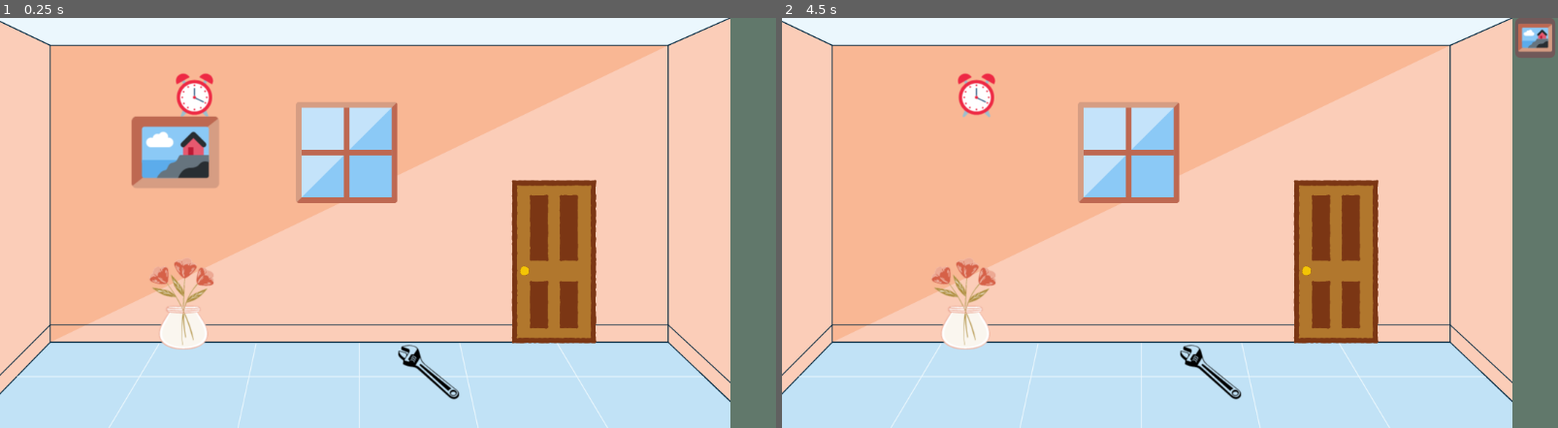
Above: before the commit, frames 1-2 (left to right).
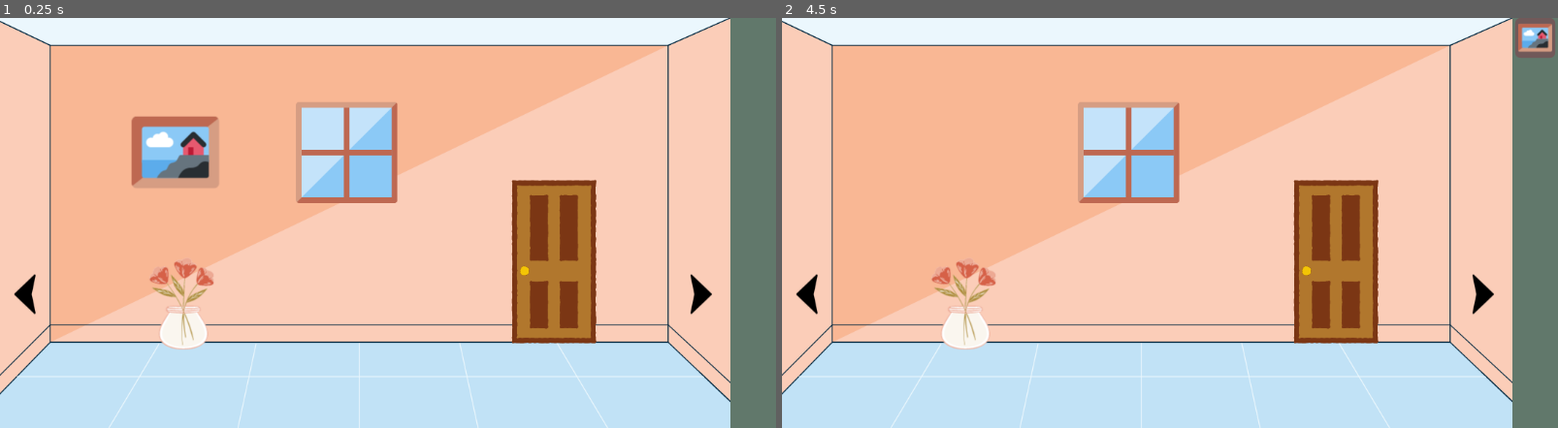
Above: after the commit, the same moments.

Repository: romanzes/godot-escape-room
Game: Godot game, scene res://Game.tscn
The game is run twice, just before and just after one commit, with the same random seed, the same clock (stepped at 60 frames per second) and the same inputs.
Inputs (mouse positions are in pixels of both pictures, inside the frame that each line leads up to):
- Up to frame 1 (0.25 s): no input
- Up to frame 2 (4.5 s): tap Enter at 0.5, 2, 3.5 s; move the mouse to (1340, 202) at 0.52 s; click (1340, 202) at 0.67 s; tap Space at 1.25, 2.75, 4.25 s; move the mouse to (1014, 243) at 1.27 s; click (1014, 243) at 1.42 s; move the mouse to (1247, 132) at 2.02 s; click (1247, 132) at 2.17 s; move the mouse to (1131, 305) at 2.77 s; click (1131, 305) at 2.92 s; move the mouse to (1402, 284) at 3.52 s; click (1402, 284) at 3.67 s; move the mouse to (937, 161) at 4.27 s; click (937, 161) at 4.42 s

The runs differ from the first frame. In frame 1, 0.9% of the frame differs, in the area x 1-92%, y 13-94%; in frame 2, 0.9%.

Commit message:
Moving between locations

Diff:
--- a/Game.gd
+++ /dev/null
@@ -1,6 +0,0 @@
-extends Node2D
-
-onready var Wall1 = preload('res://Wall1.tscn')
-
-func _ready():
-	add_child(Wall1.instance())
--- a/Game.tscn
+++ b/Game.tscn
@@ -1,10 +1,9 @@
 [gd_scene load_steps=3 format=2]
 
-[ext_resource path="res://Game.gd" type="Script" id=1]
+[ext_resource path="res://Wall1.tscn" type="PackedScene" id=2]
 [ext_resource path="res://InventoryList.gd" type="Script" id=7]
 
 [node name="Node2D" type="Node2D"]
-script = ExtResource( 1 )
 
 [node name="ColorRect" type="ColorRect" parent="."]
 margin_left = 1024.0
@@ -25,3 +24,7 @@
 size_flags_horizontal = 3
 size_flags_vertical = 3
 script = ExtResource( 7 )
+
+[node name="Location" type="Node2D" parent="."]
+
+[node name="Wall1" parent="Location" instance=ExtResource( 2 )]
--- /dev/null
+++ b/Teleport.gd
@@ -0,0 +1,13 @@
+extends Sprite
+
+export (String) var scene_path = null
+
+onready var location = get_node("/root/Node2D/Location")
+
+func _input(event):
+	if event is InputEventMouseButton and event.pressed and event.button_index == BUTTON_LEFT:
+		if get_rect().has_point(to_local(event.position)):
+			var next_scene_resource = load(scene_path)
+			var next_scene = next_scene_resource.instance()
+			for child in location.get_children(): child.queue_free()
+			location.add_child(next_scene)
--- /dev/null
+++ b/Teleport.tscn
@@ -0,0 +1,6 @@
+[gd_scene load_steps=2 format=2]
+
+[ext_resource path="res://Teleport.gd" type="Script" id=1]
+
+[node name="Sprite" type="Sprite"]
+script = ExtResource( 1 )
--- a/Wall1.tscn
+++ b/Wall1.tscn
@@ -1,11 +1,12 @@
-[gd_scene load_steps=7 format=2]
+[gd_scene load_steps=8 format=2]
 
 [ext_resource path="res://images/wall_1.png" type="Texture" id=1]
 [ext_resource path="res://images/picture.png" type="Texture" id=2]
-[ext_resource path="res://images/clock.png" type="Texture" id=3]
 [ext_resource path="res://Item.tscn" type="PackedScene" id=4]
 [ext_resource path="res://images/vase.png" type="Texture" id=5]
-[ext_resource path="res://images/wrench.png" type="Texture" id=6]
+[ext_resource path="res://images/arrow_right.png" type="Texture" id=7]
+[ext_resource path="res://Teleport.tscn" type="PackedScene" id=8]
+[ext_resource path="res://images/arrow_left.png" type="Texture" id=9]
 
 [node name="Node2D" type="Node2D"]
 
@@ -13,18 +14,20 @@
 texture = ExtResource( 1 )
 centered = false
 
-[node name="Clock" parent="." instance=ExtResource( 4 )]
-position = Vector2( 273, 109 )
-texture = ExtResource( 3 )
-
 [node name="Picture" parent="." instance=ExtResource( 4 )]
 position = Vector2( 246, 189 )
 texture = ExtResource( 2 )
 
-[node name="Wrench" parent="." instance=ExtResource( 4 )]
-position = Vector2( 601, 496 )
-texture = ExtResource( 6 )
-
 [node name="Vase" parent="." instance=ExtResource( 4 )]
 position = Vector2( 255, 400 )
 texture = ExtResource( 5 )
+
+[node name="ArrowLeft" parent="." instance=ExtResource( 8 )]
+position = Vector2( 36, 388 )
+texture = ExtResource( 9 )
+scene_path = "res://Wall4.tscn"
+
+[node name="ArrowRight" parent="." instance=ExtResource( 8 )]
+position = Vector2( 984, 388 )
+texture = ExtResource( 7 )
+scene_path = "res://Wall2.tscn"
--- /dev/null
+++ b/Wall2.tscn
@@ -0,0 +1,28 @@
+[gd_scene load_steps=7 format=2]
+
+[ext_resource path="res://images/wall_2.png" type="Texture" id=1]
+[ext_resource path="res://Item.tscn" type="PackedScene" id=2]
+[ext_resource path="res://images/wrench.png" type="Texture" id=3]
+[ext_resource path="res://Teleport.tscn" type="PackedScene" id=4]
+[ext_resource path="res://images/arrow_right.png" type="Texture" id=7]
+[ext_resource path="res://images/arrow_left.png" type="Texture" id=8]
+
+[node name="Node2D" type="Node2D"]
+
+[node name="Wall1" type="Sprite" parent="."]
+texture = ExtResource( 1 )
+centered = false
+
+[node name="Wrench" parent="." instance=ExtResource( 2 )]
+position = Vector2( 601, 496 )
+texture = ExtResource( 3 )
+
+[node name="ArrowLeft" parent="." instance=ExtResource( 4 )]
+position = Vector2( 36, 388 )
+texture = ExtResource( 8 )
+scene_path = "res://Wall1.tscn"
+
+[node name="ArrowRight" parent="." instance=ExtResource( 4 )]
+position = Vector2( 984, 388 )
+texture = ExtResource( 7 )
+scene_path = "res://Wall3.tscn"
--- /dev/null
+++ b/Wall3.tscn
@@ -0,0 +1,28 @@
+[gd_scene load_steps=7 format=2]
+
+[ext_resource path="res://images/wall_3.png" type="Texture" id=1]
+[ext_resource path="res://images/clock.png" type="Texture" id=2]
+[ext_resource path="res://Item.tscn" type="PackedScene" id=3]
+[ext_resource path="res://Teleport.tscn" type="PackedScene" id=4]
+[ext_resource path="res://images/arrow_right.png" type="Texture" id=7]
+[ext_resource path="res://images/arrow_left.png" type="Texture" id=8]
+
+[node name="Node2D" type="Node2D"]
+
+[node name="Wall1" type="Sprite" parent="."]
+texture = ExtResource( 1 )
+centered = false
+
+[node name="Clock" parent="." instance=ExtResource( 3 )]
+position = Vector2( 747, 257 )
+texture = ExtResource( 2 )
+
+[node name="ArrowLeft" parent="." instance=ExtResource( 4 )]
+position = Vector2( 36, 388 )
+texture = ExtResource( 8 )
+scene_path = "res://Wall2.tscn"
+
+[node name="ArrowRight" parent="." instance=ExtResource( 4 )]
+position = Vector2( 984, 388 )
+texture = ExtResource( 7 )
+scene_path = "res://Wall4.tscn"
--- /dev/null
+++ b/Wall4.tscn
@@ -0,0 +1,22 @@
+[gd_scene load_steps=5 format=2]
+
+[ext_resource path="res://images/wall_4.png" type="Texture" id=1]
+[ext_resource path="res://Teleport.tscn" type="PackedScene" id=2]
+[ext_resource path="res://images/arrow_right.png" type="Texture" id=7]
+[ext_resource path="res://images/arrow_left.png" type="Texture" id=8]
+
+[node name="Node2D" type="Node2D"]
+
+[node name="Wall1" type="Sprite" parent="."]
+texture = ExtResource( 1 )
+centered = false
+
+[node name="ArrowLeft" parent="." instance=ExtResource( 2 )]
+position = Vector2( 36, 388 )
+texture = ExtResource( 8 )
+scene_path = "res://Wall3.tscn"
+
+[node name="ArrowRight" parent="." instance=ExtResource( 2 )]
+position = Vector2( 984, 388 )
+texture = ExtResource( 7 )
+scene_path = "res://Wall1.tscn"
Binary file added: images/arrow_left.png
Not shown, added: images/arrow_left.png.import
Binary file added: images/arrow_right.png
Not shown, added: images/arrow_right.png.import
Binary file added: images/wall_2.png
Not shown, added: images/wall_2.png.import
Binary file added: images/wall_3.png
Not shown, added: images/wall_3.png.import
Binary file added: images/wall_4.png
Not shown, added: images/wall_4.png.import
